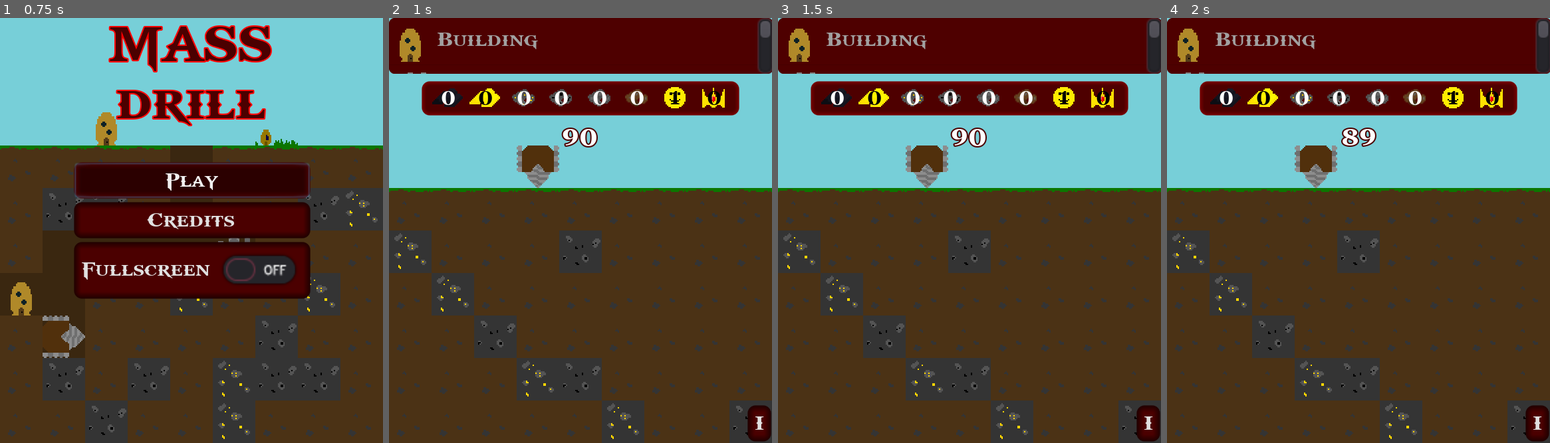
Above: before the commit, frames 1-4 (left to right).
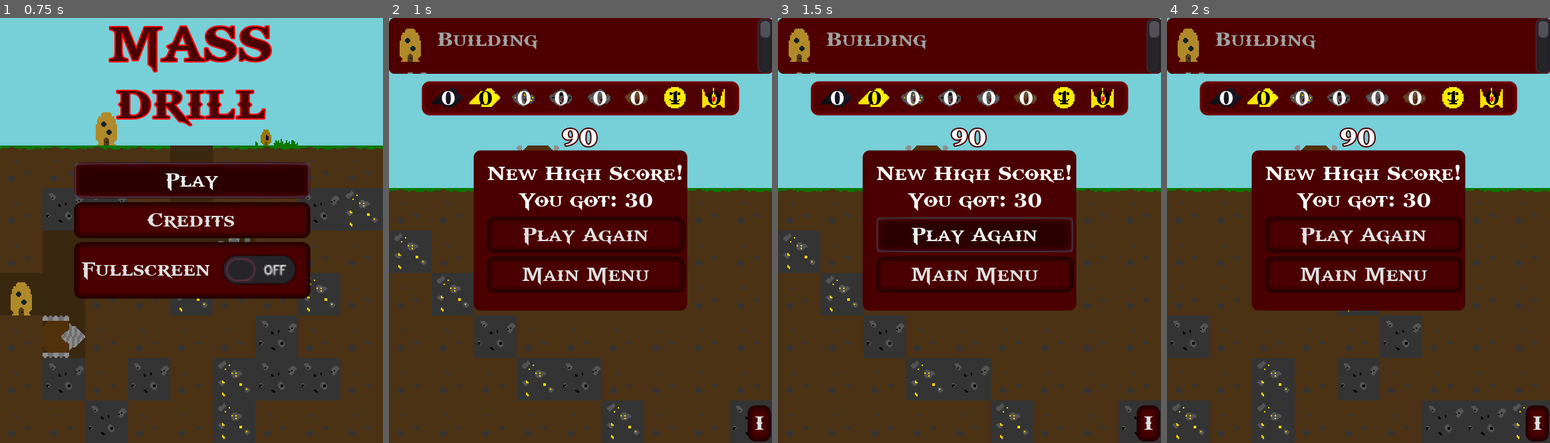
Above: after the commit, the same moments.

Repository: the-alex-g/LD48
Game: Godot game, scene res://Main/MainMenu.tscn
The game is run twice, just before and just after one commit, with the same random seed, the same clock (stepped at 60 frames per second) and the same inputs.
Inputs (mouse positions are in pixels of both pictures, inside the frame that each line leads up to):
- Up to frame 1 (0.75 s): click "Play" at 0.5 s
- Up to frame 2 (1 s): no input
- Up to frame 3 (1.5 s): click (973, 234) at 1.25 s, where only the run after the commit has a clickable "Play Again"
- Up to frame 4 (2 s): no input

Frame 1 is identical in both runs. In frame 2, 21% of the frame differs, in the area x 22-78%, y 31-69%; in frame 3, 21%; in frame 4, 34%, in the area x 0-94%, y 25-100%.

Commit message:
Reposition end game thing

Diff:
--- a/project/Main/Main.tscn
+++ b/project/Main/Main.tscn
@@ -142,11 +142,10 @@
 autostart = true
 
 [node name="GameOver" parent="." instance=ExtResource( 16 )]
-visible = false
-margin_left = 142.722
-margin_top = 145.442
-margin_right = 142.722
-margin_bottom = 145.442
+margin_left = 144.0
+margin_top = 160.0
+margin_right = 144.0
+margin_bottom = 160.0
 [connection signal="tile_destroyed" from="TileMap" to="." method="_on_TileMap_tile_destroyed"]
 [connection signal="drill" from="Drill" to="." method="_on_Drill_drill"]
 [connection signal="drop_item" from="ItemList" to="." method="_on_ItemList_drop_item"]
